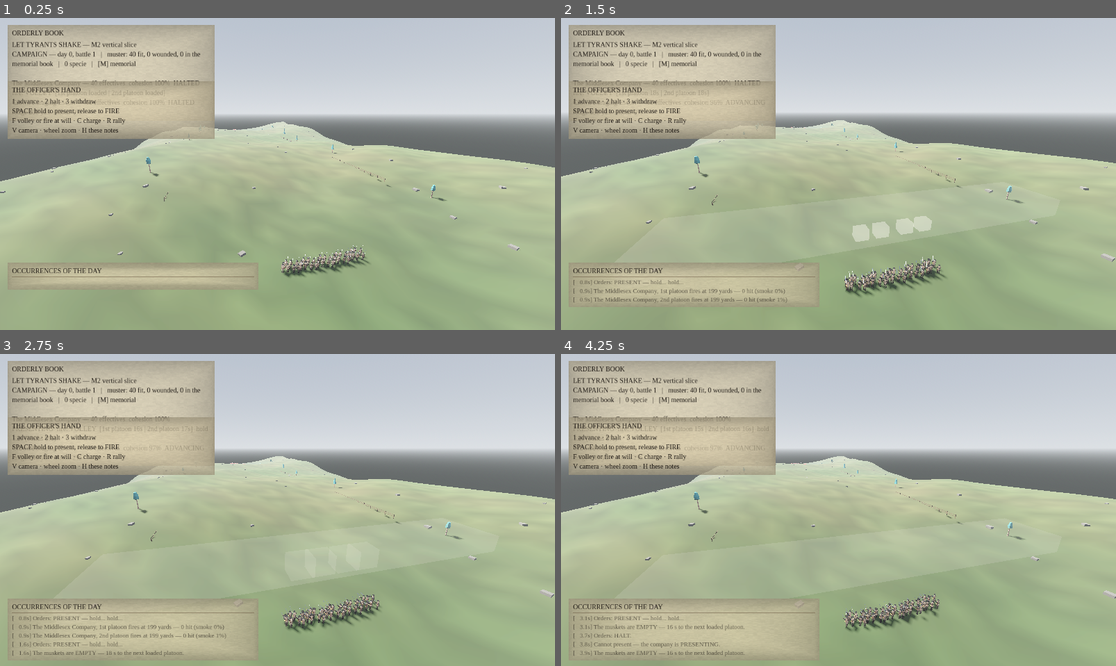
Above: before the commit, frames 1-4 (two rows, left to right).
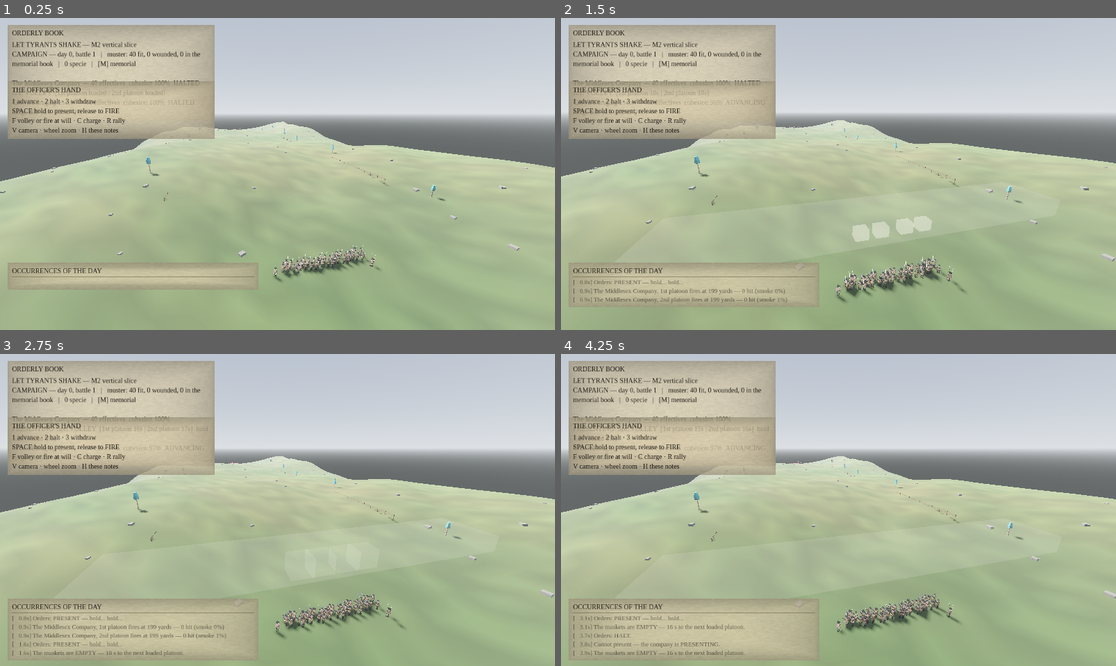
Above: after the commit, the same moments.

Repository: brassica-research/AmGameDev
Game: Godot game, scene res://scenes/main.tscn
The game is run twice, just before and just after one commit, with the same random seed, the same clock (stepped at 60 frames per second) and the same inputs.
Inputs (mouse positions are in pixels of both pictures, inside the frame that each line leads up to):
- Up to frame 1 (0.25 s): no input
- Up to frame 2 (1.5 s): tap Enter at 0.5, 0.6 s; move the mouse to (960, 158) at 0.52 s; hold D 0.53-1.28 s; hold E 0.53-1.28 s; click (960, 158) at 0.67 s; tap Space at 0.77 s; move the mouse to (727, 189) at 1.27 s; hold Down from 1.28 s (still down); tap E at 1.35 s
- Up to frame 3 (2.75 s): tap Space at 1.52 s; tap Enter at 1.55, 2.1 s; move the mouse to (333, 441) at 2.02 s; release Down at 2.03 s; hold D from 2.03 s (still down); hold E from 2.03 s (still down)
- Up to frame 4 (4.25 s): move the mouse to (810, 572) at 2.77 s; release D at 2.78 s; release E at 2.78 s; hold Up 2.78-3.53 s; tap 1 at 2.85 s; click (810, 572) at 2.92 s; tap Space at 3.02, 3.77 s; tap Enter at 3.05 s; move the mouse to (1005, 556) at 3.52 s; hold A from 3.53 s (still down); hold E from 3.53 s (still down); tap 2 at 3.6 s; tap Escape at 4.15 s

The runs differ from the first frame. In frame 1, 0.3% of the frame differs, in the area x 27-81%, y 35-85%; in frame 2, 0.5%; in frame 3, 0.4%; in frame 4, 0.5%, in the area x 23-84%, y 34-90%.

Commit message:
Who is who on the field, and a light rig that models them
Playtest: characters look identically generated, especially at
distance, and the lighting wants work generally. Both, then.

THE COMPANY IS NOT FORTY PRIVATES. Every real company had men you could
name at two hundred yards by silhouette alone, and now so does this one:

- an officer with a sword, a gorget at his throat and laced hat, and
  NO musket — so nothing rises above his head, which is itself the tell;
- a sergeant carrying a spontoon that tops every musket in the line;
- a drummer with the drum slung at his hip, in reversed facings, which
  is what drummers wore precisely so they could be picked out;
- the colours on a pole half again a man's height, cloth hanging in
  folds rather than as a flat sheet.

Four extra nodes per company, not four hundred — they cost nothing and
they break the rank. Militia companies get the officer and sergeant
only: no drums or colours were in the field at Lexington in April 1775.
The ranks themselves now carry five dressings rather than three.

THE LIGHT RIG. A key light and an ambient term is not lighting, it is
illumination. Added:

- a BOUNCE off the ground, pointing up, carrying the earth's own colour
  into the undersides of coat skirts and hat brims. Half of what makes
  an outdoor photograph read as outdoors is this, and without it
  everything below the waist falls to flat shadow;
- a RIM from behind to lift a dark figure off dark ground — the oldest
  cheat in the trade and the most useful;
- per-hour fill tints, so dawn shadows are blue because the dawn sky is;
- shadows fitted properly: blended splits, detail close to the camera,
  and soft edges, because the sun is half a degree wide and not a laser.

Tests assert the silhouettes are actually distinguishable — the
spontoon tops the muskets, the colours top the spontoon, and nothing
rises above the officer — plus that the bounce points up, stays a
bounce, and that neither bounce nor rim casts a second set of shadows.

Co-Authored-By: Claude Fable 5 <noreply@anthropic.com>
Claude-Session: https://claude.ai/code/session_011s6bQt1Uq6U6CpxEsZ7XW3

Diff:
--- a/game/src/presentation/battle_scene.gd
+++ b/game/src/presentation/battle_scene.gd
@@ -97,6 +97,7 @@
 var _mat_by_id: Dictionary = {}       # company id -> StandardMaterial3D
 var _coat_by_id: Dictionary = {}      # company id -> coat color (for the fallen)
 var _fallen_mesh_by_id: Dictionary = {}  # built once; casualties share it
+var _command_by_id: Dictionary = {}   # company id -> officer, sergeant, drummer, colours
 var _last_effectives: Dictionary = {}
 var _prev_shots: Dictionary = {}      # company id -> [shots p0, shots p1]
 var _fallen_parent: Node3D
@@ -179,6 +180,7 @@
 	_anim_time += delta
 	for c in sim.companies:
 		_update_company_visual(c)
+		_update_command_party(c)
 		_spawn_fallen(c)
 		_spawn_fire_effects(c)
 	_update_fx(delta)
@@ -298,6 +300,8 @@
 	var sun := LookDev.key_light(hour, sim.weather, not _lowfx)
 	add_child(sun)
 	add_child(LookDev.fill_light(hour))
+	add_child(LookDev.bounce_light(hour))
+	add_child(LookDev.rim_light(hour))
 	if sim.night:
 		ColonialLib.make_moon(self, sun)
 	_camera = Camera3D.new()
@@ -384,7 +388,7 @@
 ## marching legs, muskets coming off the shoulder, ramrods working.
 ## Colors (coat and skin alike) are baked as vertex colors, so each
 ## bucket is one draw call and the material stays white for fades.
-const SKIN_BUCKETS := 3
+const SKIN_BUCKETS := 5   # five dressings across a company, not three
 
 func _build_company_visual(c: BattleCompany, color: Color) -> void:
 	var militia := c.side == 0 and c.drill() == 0
@@ -406,10 +410,60 @@
 			add_child(mmi)
 			buckets.append(mmi)
 	_mm_by_id[c.id] = buckets
+	_build_command_party(c, coat, militia)
 	_mat_by_id[c.id] = mat
 	_coat_by_id[c.id] = COAT_MILITIA if militia else color
 	_fallen_mesh_by_id[c.id] = FigureLib.build_fallen(_coat_by_id[c.id],
 		FigureLib.skin_for(3, absi(c.id.hash())))
+
+
+## The men you can pick out at two hundred yards: the officer on the
+## right of the line, his sergeant behind it, the drummer beside him,
+## and the colours in the centre. Four nodes, not four hundred — and
+## they are what stops a company reading as one figure repeated.
+func _build_command_party(c: BattleCompany, coat: Color, militia: bool) -> void:
+	var party: Array[Dictionary] = []
+	var facing_col := Color(0.86, 0.82, 0.62) if c.side == 1 else Color(0.72, 0.66, 0.44)
+	party.append({"mesh": FigureLib.build_officer(coat), "off": Vector2(8.6, -1.2)})
+	party.append({"mesh": FigureLib.build_sergeant(coat), "off": Vector2(-8.0, -2.6)})
+	if not militia:
+		# Militia companies had neither drums nor colours in the field
+		# in April 1775; regulars and Continentals did.
+		party.append({"mesh": FigureLib.build_drummer(coat, facing_col),
+			"off": Vector2(6.4, -2.8)})
+		var flag := Color(0.62, 0.14, 0.13) if c.side == 1 else Color(0.20, 0.26, 0.52)
+		party.append({"mesh": FigureLib.build_colours(coat, flag),
+			"off": Vector2(0.6, -2.2)})
+	var nodes: Array[MeshInstance3D] = []
+	for spec in party:
+		var mi := MeshInstance3D.new()
+		mi.mesh = spec["mesh"]
+		mi.material_override = FigureLib.figure_material()
+		add_child(mi)
+		mi.set_meta("off", spec["off"])
+		nodes.append(mi)
+	_command_by_id[c.id] = nodes
+
+
+## They march with the company, on the same ground, facing the same way.
+func _update_command_party(c: BattleCompany) -> void:
+	if not _command_by_id.has(c.id):
+		return
+	var z := _render_z(c)
+	var lx := _lane_x(c.lane)
+	var alive := c.is_active() and c.effectives() > 0
+	var facing := 0.0 if c.facing() > 0.0 else PI
+	for mi in (_command_by_id[c.id] as Array):
+		var node := mi as MeshInstance3D
+		node.visible = alive
+		if not alive:
+			continue
+		var off: Vector2 = node.get_meta("off")
+		var x := lx + off.x
+		var zz := z + off.y * c.facing()
+		var sway := sin(_anim_time * 1.4 + off.x) * 0.05
+		node.position = Vector3(x, TerrainLib.height_at(x, zz, RELIEF) + 0.85, zz)
+		node.rotation.y = facing + sway
 
 
 func _build_smoke() -> void:
--- a/game/src/presentation/figure_lib.gd
+++ b/game/src/presentation/figure_lib.gd
@@ -397,3 +397,102 @@
 ## War (docs/08 §4); the ranks should look it.
 static func skin_for(i: int, salt: int = 0) -> Color:
 	return SKIN_TONES[absi((i * 2654435761 + salt * 97) / 7) % SKIN_TONES.size()]
+
+# --- the men who are not privates ---------------------------------------
+#
+# A company read as forty identical figures because that is what it was.
+# Every real company had a handful of men you could pick out at two
+# hundred yards by silhouette alone: the officer with a sword and no
+# musket, the sergeant carrying a spontoon, the drummer, and the ensign
+# with the colours. They are built as single meshes (four per company,
+# not forty), so they cost nothing and they break the rank.
+
+## An officer: no musket, a sword at his side, a spontoon-free hand for
+## gesturing, and a laced hat. He stands a little straighter.
+static func build_officer(coat: Color, skin: Color = SKIN_TONES[1]) -> ArrayMesh:
+	var st := SurfaceTool.new()
+	st.begin(Mesh.PRIMITIVE_TRIANGLES)
+	_body(st, coat.lightened(0.06), BUFF, skin, "tricorn", Pose.STAND, 0, false)
+	# A sword hung on the left hip, hilt forward.
+	var b := Basis(Vector3.RIGHT, 0.30)
+	_box(st, Color(0.72, 0.62, 0.28), Vector3(-0.24, -0.34, -0.02),
+		Vector3(0.05, 0.62, 0.05), b)
+	_box(st, Color(0.72, 0.62, 0.28), Vector3(-0.24, 0.02, -0.02),
+		Vector3(0.09, 0.13, 0.09))
+	# A gorget at the throat — the mark of a commissioned man on duty.
+	_box(st, Color(0.78, 0.66, 0.30), Vector3(0.0, 0.40, 0.115),
+		Vector3(0.13, 0.06, 0.03))
+	# Hat lace.
+	_tube(st, Color(0.80, 0.70, 0.34), Vector3(0.0, 0.585, 0.0),
+		Vector3(0.365, 0.018, 0.365))
+	return st.commit()
+
+
+## A sergeant: musket exchanged for a spontoon, which is a nine-foot
+## silhouette nobody else has.
+static func build_sergeant(coat: Color, skin: Color = SKIN_TONES[3]) -> ArrayMesh:
+	var st := SurfaceTool.new()
+	st.begin(Mesh.PRIMITIVE_TRIANGLES)
+	_body(st, coat, BUFF, skin, "tricorn", Pose.STAND, 0, true)
+	var b := Basis(Vector3.BACK, 0.07)
+	_tube(st, WOOD, Vector3(0.30, 0.30, 0.06), Vector3(0.045, 2.6, 0.045), b)
+	_box(st, STEEL, Vector3(0.30, 1.68, 0.06), Vector3(0.10, 0.34, 0.03), b)
+	_box(st, STEEL, Vector3(0.30, 1.50, 0.06), Vector3(0.26, 0.05, 0.03), b)
+	return st.commit()
+
+
+## A drummer: the drum at his hip is unmistakable, and drummers wore
+## reversed facings — the coat colours swapped — so he reads as odd at
+## any distance, which is exactly what he was for.
+static func build_drummer(coat: Color, facing_col: Color,
+		skin: Color = SKIN_TONES[2]) -> ArrayMesh:
+	var st := SurfaceTool.new()
+	st.begin(Mesh.PRIMITIVE_TRIANGLES)
+	_body(st, facing_col, BUFF, skin, "round", Pose.STAND, 1, false)
+	# The drum, slung at the left hip.
+	_tube(st, Color(0.76, 0.66, 0.44), Vector3(-0.30, -0.36, 0.10),
+		Vector3(0.52, 0.44, 0.52), Basis(Vector3.BACK, 0.35))
+	_tube(st, coat, Vector3(-0.30, -0.14, 0.10),
+		Vector3(0.54, 0.05, 0.54), Basis(Vector3.BACK, 0.35))
+	_tube(st, coat, Vector3(-0.30, -0.58, 0.10),
+		Vector3(0.54, 0.05, 0.54), Basis(Vector3.BACK, 0.35))
+	# Sticks.
+	_box(st, Color(0.84, 0.78, 0.62), Vector3(-0.10, -0.16, 0.30),
+		Vector3(0.03, 0.03, 0.42), Basis(Vector3.UP, 0.3))
+	return st.commit()
+
+
+## The ensign with the colours: a pole twice his height and a cloth that
+## catches the wind. One of these in a company changes the whole read of
+## a line at distance.
+static func build_colours(coat: Color, flag: Color,
+		skin: Color = SKIN_TONES[0]) -> ArrayMesh:
+	var st := SurfaceTool.new()
+	st.begin(Mesh.PRIMITIVE_TRIANGLES)
+	_body(st, coat, BUFF, skin, "tricorn", Pose.STAND, 2, false)
+	_tube(st, WOOD, Vector3(0.28, 0.75, 0.04), Vector3(0.05, 3.5, 0.05))
+	# The cloth, hanging in folds rather than as one flat sheet.
+	for k in 4:
+		var fold := 0.06 * sin(float(k) * 1.7)
+		_box(st, flag.darkened(0.06 * float(k % 2)),
+			Vector3(0.28 + 0.36 + float(k) * 0.26, 1.95, 0.04 + fold),
+			Vector3(0.26, 0.78, 0.03))
+	_box(st, Color(0.80, 0.70, 0.34), Vector3(0.28, 2.55, 0.04),
+		Vector3(0.08, 0.16, 0.08))   # the finial
+	return st.commit()
+
+
+## The shared body used by the command figures — the same construction
+## the ranks use, exposed so an officer is a soldier who is dressed
+## differently rather than a different species.
+static func _body(st: SurfaceTool, coat: Color, breeches: Color, skin: Color,
+		hat: String, pose: int, variant: int, musket: bool) -> void:
+	var built := _figure(coat, breeches, skin, hat, musket, true, pose, variant)
+	var arrays := built.surface_get_arrays(0)
+	var verts: PackedVector3Array = arrays[Mesh.ARRAY_VERTEX]
+	var cols: PackedColorArray = arrays[Mesh.ARRAY_COLOR]
+	var norms: PackedVector3Array = arrays[Mesh.ARRAY_NORMAL]
+	for i in verts.size():
+		st.set_color(cols[i])
+		st.set_normal(norms[i])
+		st.add_vertex(verts[i])
--- a/game/src/presentation/look_dev.gd
+++ b/game/src/presentation/look_dev.gd
@@ -23,6 +23,7 @@
 		"sun_color": Color(1.0, 0.88, 0.76),
 		"ambient": Color(0.50, 0.57, 0.74), "ambient_energy": 0.42,
 		"fog": Color(0.60, 0.58, 0.58), "fog_density": 0.0014,
+		"fill_color": Color(0.52, 0.62, 0.92),   # dawn shadows are blue
 		"exposure": 0.90,
 	},
 	"overcast": {                              # the default New England day
@@ -41,6 +42,7 @@
 		"sun_color": Color(1.0, 0.96, 0.86),
 		"ambient": Color(0.72, 0.78, 0.88), "ambient_energy": 0.60,
 		"fog": Color(0.62, 0.67, 0.72), "fog_density": 0.0015,
+		"fill_color": Color(0.62, 0.74, 0.98),
 		"exposure": 1.0,
 	},
 	"night": {                                 # a quarter moon over a field
@@ -59,6 +61,7 @@
 		"sun_color": Color(0.68, 0.78, 1.0),
 		"ambient": Color(0.36, 0.44, 0.64), "ambient_energy": 0.55,
 		"fog": Color(0.07, 0.10, 0.17), "fog_density": 0.0075,
+		"fill_color": Color(0.42, 0.54, 0.86),
 		"exposure": 1.2,
 	},
 }
@@ -136,9 +139,13 @@
 	if shadows:
 		light.shadow_enabled = true
 		light.directional_shadow_mode = DirectionalLight3D.SHADOW_ORTHOGONAL
-		light.directional_shadow_max_distance = 120.0
-		light.shadow_bias = 0.04
-		light.shadow_normal_bias = 1.4
+		light.directional_shadow_max_distance = 145.0
+		light.directional_shadow_blend_splits = true
+		light.directional_shadow_split_1 = 0.06     # detail close to the camera
+		light.directional_shadow_split_2 = 0.18
+		light.shadow_bias = 0.035
+		light.shadow_normal_bias = 1.2
+		light.shadow_blur = 1.35                    # the sun is not a laser
 	return light
 
 
@@ -148,11 +155,42 @@
 	var h: Dictionary = HOURS.get(hour, HOURS["overcast"])
 	var angle: Vector3 = h["sun_angle"]
 	var fill := DirectionalLight3D.new()
-	fill.rotation_degrees = Vector3(-30.0, angle.y + 165.0, 0.0)
-	fill.light_energy = 0.22
-	fill.light_color = Color(0.62, 0.72, 0.95)
+	fill.rotation_degrees = Vector3(-26.0, angle.y + 158.0, 0.0)
+	fill.light_energy = 0.26
+	fill.light_color = h.get("fill_color", Color(0.60, 0.70, 0.95))
 	fill.shadow_enabled = false
 	return fill
+
+
+## Light thrown back UP off the ground. Half of what makes an outdoor
+## photograph look outdoors is the earth bouncing the sun into the
+## undersides of things — coat skirts, hat brims, the belly of a horse.
+## Without it, everything below the waist goes to flat shadow, which is
+## most of why a scene reads as "engine output" (docs/06).
+static func bounce_light(hour: String) -> DirectionalLight3D:
+	var h: Dictionary = HOURS.get(hour, HOURS["overcast"])
+	var ground: Color = h["ground"]
+	var bounce := DirectionalLight3D.new()
+	# Pointing UP: elevation positive.
+	bounce.rotation_degrees = Vector3(62.0, float((h["sun_angle"] as Vector3).y) + 20.0, 0.0)
+	bounce.light_energy = float(h["sun_energy"]) * 0.18
+	# The bounce carries the colour of what it bounced off.
+	bounce.light_color = ground.lerp(h["sun_color"], 0.55)
+	bounce.shadow_enabled = false
+	return bounce
+
+
+## A back light that separates a dark figure from a dark background.
+## The one deliberate cheat in the rig, and the oldest one in the trade.
+static func rim_light(hour: String) -> DirectionalLight3D:
+	var h: Dictionary = HOURS.get(hour, HOURS["overcast"])
+	var angle: Vector3 = h["sun_angle"]
+	var rim := DirectionalLight3D.new()
+	rim.rotation_degrees = Vector3(-14.0, angle.y + 196.0, 0.0)
+	rim.light_energy = 0.30
+	rim.light_color = (h["sun_color"] as Color).lerp(Color(0.72, 0.82, 1.0), 0.5)
+	rim.shadow_enabled = false
+	return rim
 
 
 ## Which hour a battle scenario is fought at.
--- a/game/src/presentation/world_scene.gd
+++ b/game/src/presentation/world_scene.gd
@@ -173,6 +173,8 @@
 	var moon := LookDev.key_light("town_night", "clear", not _lowfx)
 	add_child(moon)
 	add_child(LookDev.fill_light("town_night"))
+	add_child(LookDev.bounce_light("town_night"))
+	add_child(LookDev.rim_light("town_night"))
 	ColonialLib.make_moon(self, moon)
 	_cam = Camera3D.new()
 	_cam.fov = BASE_FOV
--- a/game/tests/run_tests.gd
+++ b/game/tests/run_tests.gd
@@ -747,6 +747,42 @@
 		check(col_lib.window_mesh("shuttered").surface_get_arrays(0)[Mesh.ARRAY_VERTEX].size()
 			> wv.size(), "a shuttered window carries its boards")
 
+	# The command party: a company is not forty identical privates.
+	if fig_lib != null:
+		var officer: ArrayMesh = fig_lib.build_officer(Color(0.5, 0.1, 0.1))
+		var sergeant: ArrayMesh = fig_lib.build_sergeant(Color(0.5, 0.1, 0.1))
+		var drummer: ArrayMesh = fig_lib.build_drummer(Color(0.5, 0.1, 0.1),
+			Color(0.85, 0.8, 0.6))
+		var colours: ArrayMesh = fig_lib.build_colours(Color(0.5, 0.1, 0.1),
+			Color(0.2, 0.26, 0.52))
+		var private_top := 0.0
+		for v in (fig_lib.build_soldier(Color(0.5, 0.1, 0.1))
+				.surface_get_arrays(0)[Mesh.ARRAY_VERTEX] as PackedVector3Array):
+			private_top = maxf(private_top, v.y)
+		for named in [["officer", officer], ["sergeant", sergeant],
+				["drummer", drummer], ["colours", colours]]:
+			var m: ArrayMesh = named[1]
+			check_quiet(m != null and m.get_surface_count() == 1,
+				"%s builds" % named[0])
+		# Each must be distinguishable by SILHOUETTE, which is the whole
+		# point — you should know them at two hundred yards.
+		var serg_top := 0.0
+		for v in (sergeant.surface_get_arrays(0)[Mesh.ARRAY_VERTEX] as PackedVector3Array):
+			serg_top = maxf(serg_top, v.y)
+		var col_top := 0.0
+		for v in (colours.surface_get_arrays(0)[Mesh.ARRAY_VERTEX] as PackedVector3Array):
+			col_top = maxf(col_top, v.y)
+		check(serg_top > private_top, "the sergeant's spontoon tops the muskets")
+		check(col_top > serg_top, "the colours top everything on the field")
+		var off_verts: PackedVector3Array = officer.surface_get_arrays(0)[Mesh.ARRAY_VERTEX]
+		var off_top := 0.0
+		for v in off_verts:
+			off_top = maxf(off_top, v.y)
+		check(off_top < private_top,
+			"the officer carries no musket, so nothing rises above his hat")
+		check(drummer.surface_get_arrays(0)[Mesh.ARRAY_VERTEX].size() > off_verts.size(),
+			"the drummer carries his drum")
+
 	# The house look: one graded environment for every scene (docs/06).
 	var look: Variant = load("res://src/presentation/look_dev.gd")
 	check(look != null, "look_dev parses")
@@ -772,6 +808,13 @@
 		check(not flat.shadow_enabled, "--lowfx rigs skip the shadow pass")
 		check(look.fill_light("dawn").light_energy < key.light_energy,
 			"the fill is a fill, not a second sun")
+		# The bounce carries the ground's colour up into the undersides.
+		var bounce: DirectionalLight3D = look.bounce_light("afternoon")
+		check(bounce.rotation_degrees.x > 0.0, "the bounce light points UP off the earth")
+		check(bounce.light_energy < key.light_energy * 0.4, "and it stays a bounce")
+		check(not bounce.shadow_enabled and not look.rim_light("dawn").shadow_enabled,
+			"neither bounce nor rim casts — one sun, one set of shadows")
+		check(key.shadow_blur > 1.0, "shadow edges are soft: the sun is not a laser")
 		check(look.hour_for_scenario("lexington", false) == "dawn"
 			and look.hour_for_scenario("battle_road", false) == "afternoon"
 			and look.hour_for_scenario("field", true) == "night",
Not shown, changed: demo/capture-request.txt
